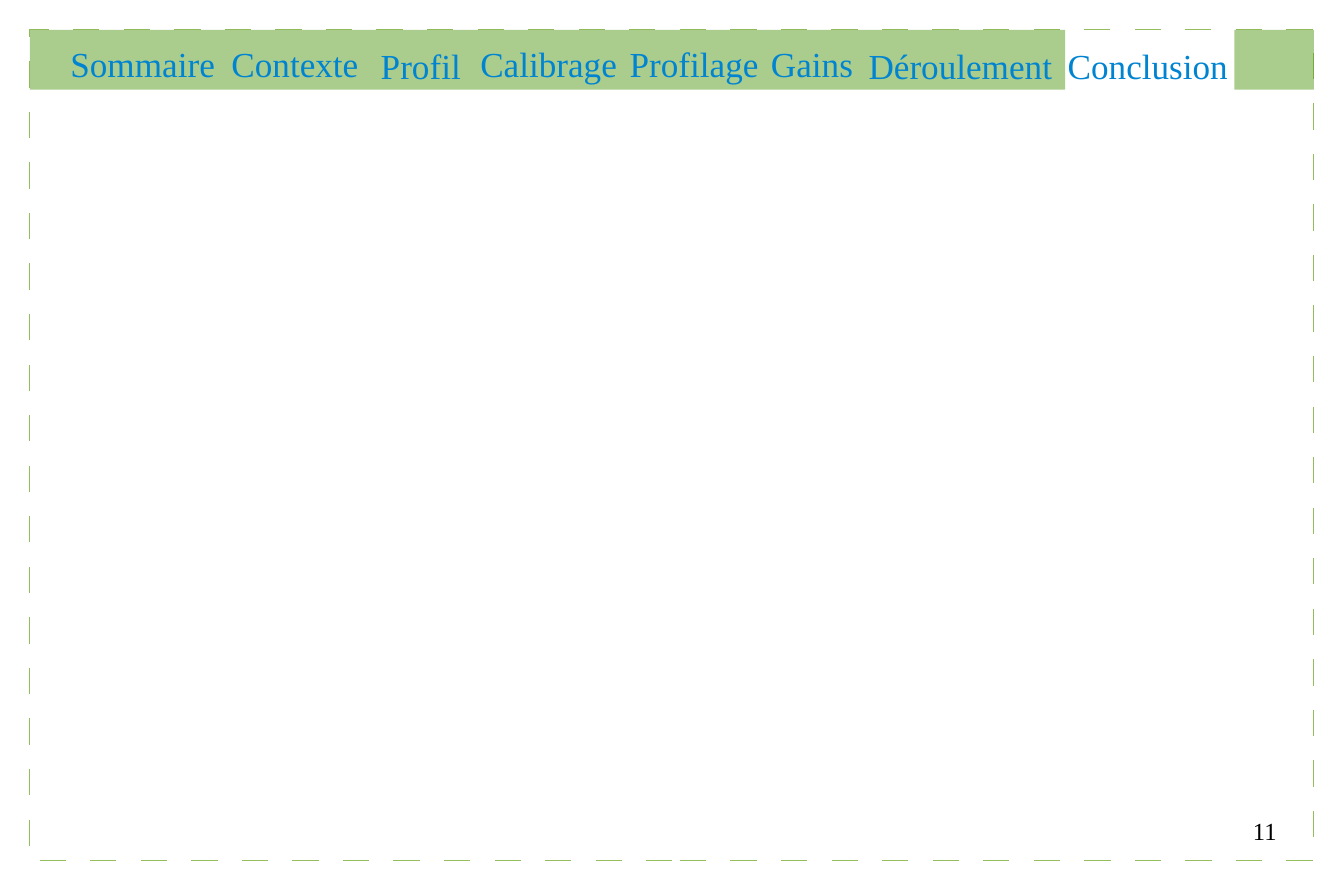
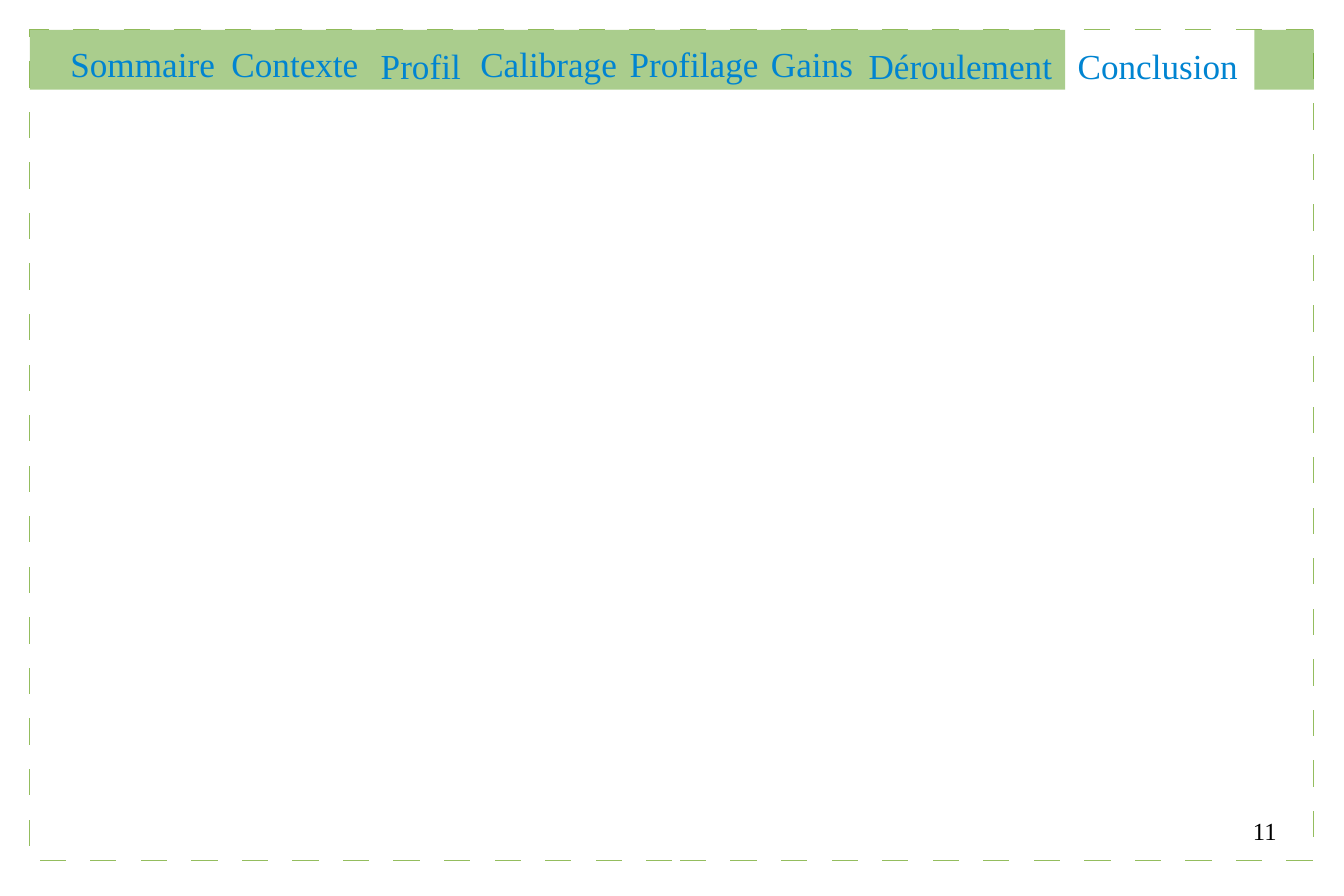
Before and after one commit to Gouga34/TERM1_Poker, a slide deck: slide 11 of Soutenance/presentation.odp. Drawn at 1344x896 pixels with LibreOffice and Linux fonts; fonts in the diff are those of the drawing. Boxes give left, top, right and bottom in pixels: in the first picture for what was removed or moved away, otherwise in the second. Text is boxed around its words. In the diff, an @@ line names an element or a change of style, - is before the commit and + after.

```diff
--- a/Soutenance/presentation.odp
+++ b/Soutenance/presentation.odp
@@ text "Conclusion": place and size @@
-text "Conclusion" at (1068,54,1228,80)
+text "Conclusion" at (1078,54,1238,80)
@@ rectangle: place and size @@
-rectangle at (1234,30,1314,90)
+rectangle at (1254,30,1314,90)
```
Also in this commit, not shown: 9 other slides changed.
